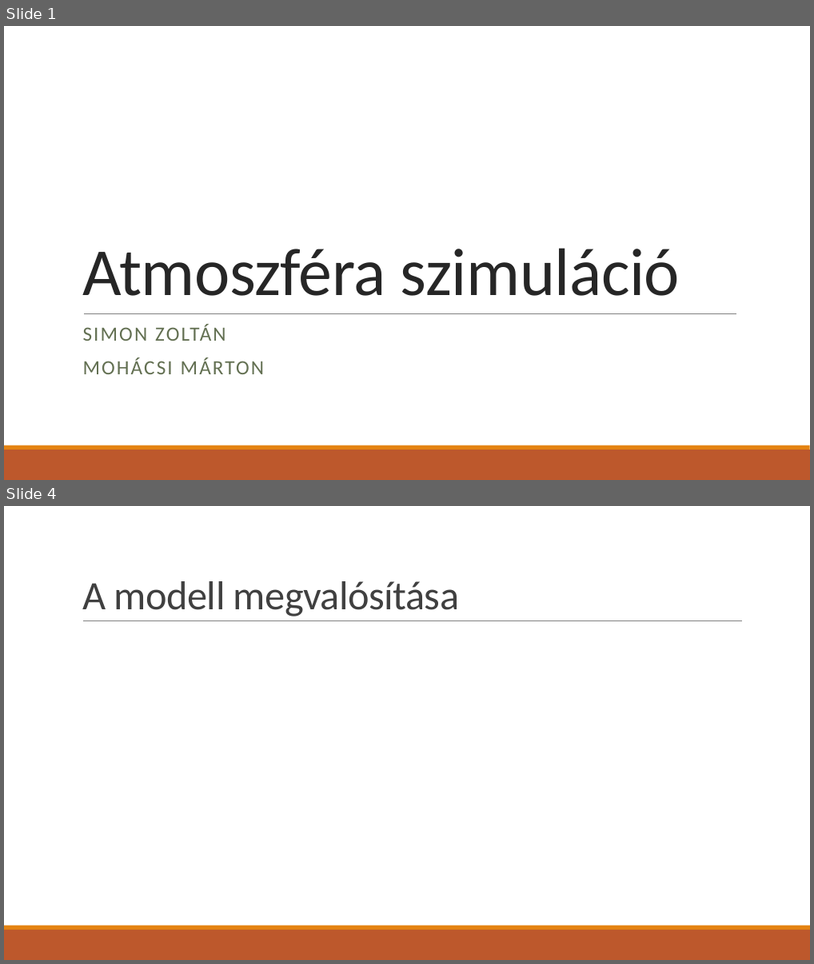
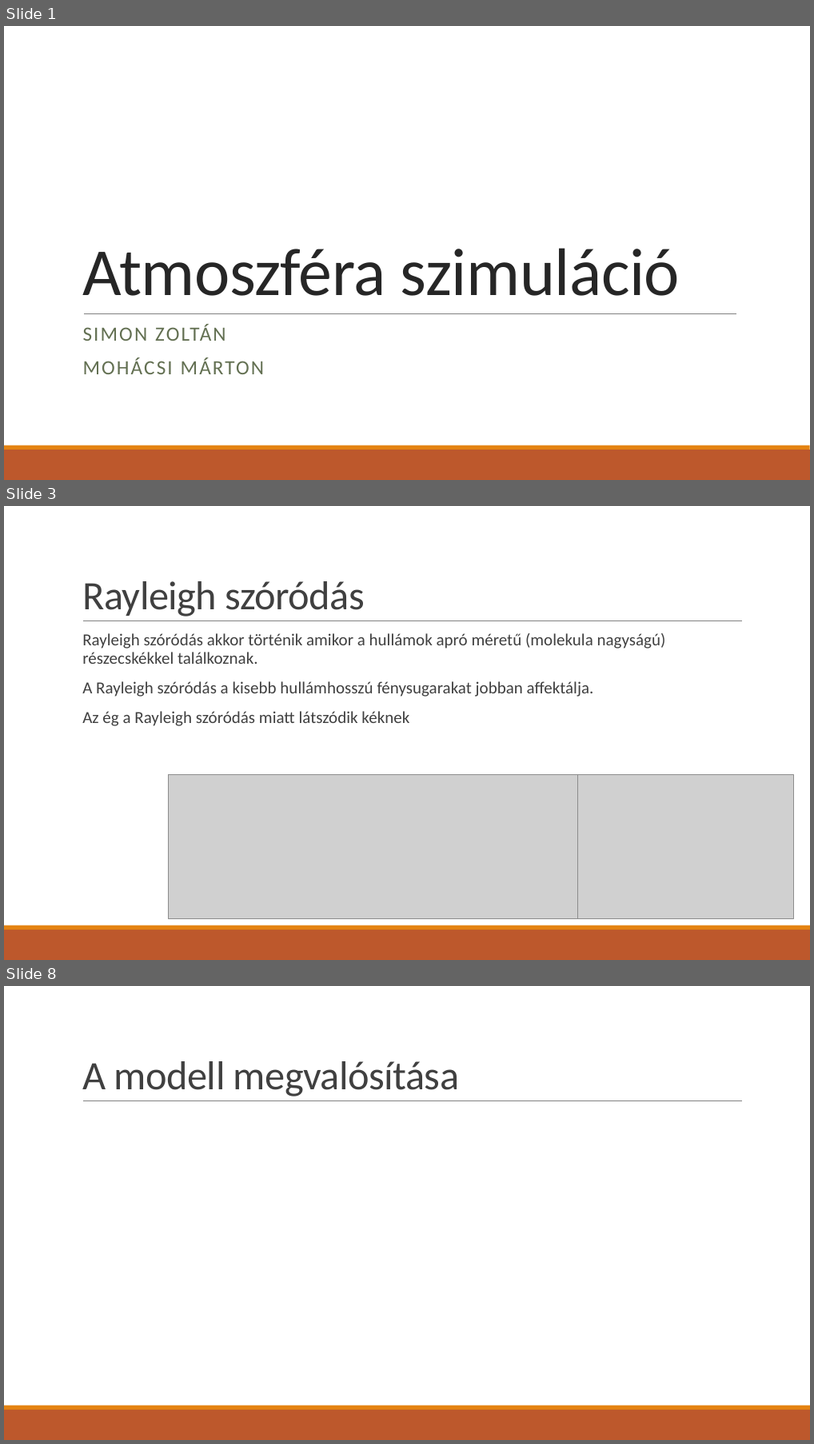
Before and after one commit to TheFlyingPiano99/AtmosphereSimulation, a slide deck: Docs/ppt/Atmoszféra szimuláció.pptx. Shown one above the other, each under a label of ours: slides 1 and 4 before the commit, slides 1, 3 and 8 after it; the slides between them are not shown. The pictures are 814x964 and 814x1444 pixels, drawn with LibreOffice and Linux fonts; fonts in the diff are those of the drawing; grey boxes stand for pictures. Boxes give left, top, right and bottom in pixels: in the first picture for what was removed or moved away, otherwise in the second. Text is boxed around its words. In the diff, an @@ line names an element or a change of style, - is before the commit and + after.

```diff
--- a/Docs/ppt/Atmoszféra szimuláció.pptx
+++ b/Docs/ppt/Atmoszféra szimuláció.pptx
@@ slide 3 added at (4,506,810,960), background #FFFFFF; not listed: 3 template elements that a slide beside it also shows @@
@@ title added at (82,581,366,616), 48 pt, text #404040 @@
+Rayleigh szóródás
@@ text added at (82,633,666,726), 20 pt, text #404040 @@
+  Rayleigh szóródás akkor történik amikor a hullámok apró méretű (molekula nagyságú) részecskékkel találkoznak.
+  A Rayleigh szóródás a kisebb hullámhosszú fénysugarakat jobban affektálja.
+  Az ég a Rayleigh szóródás miatt látszódik kéknek
@@ picture added at (169,775,578,918) @@
@@ picture added at (578,775,794,918) @@
@@ what was slide 4 is now slide 8 @@
```
Also in this commit, not shown: 1 slide changed, 4 other slides added, 1 slide removed.
